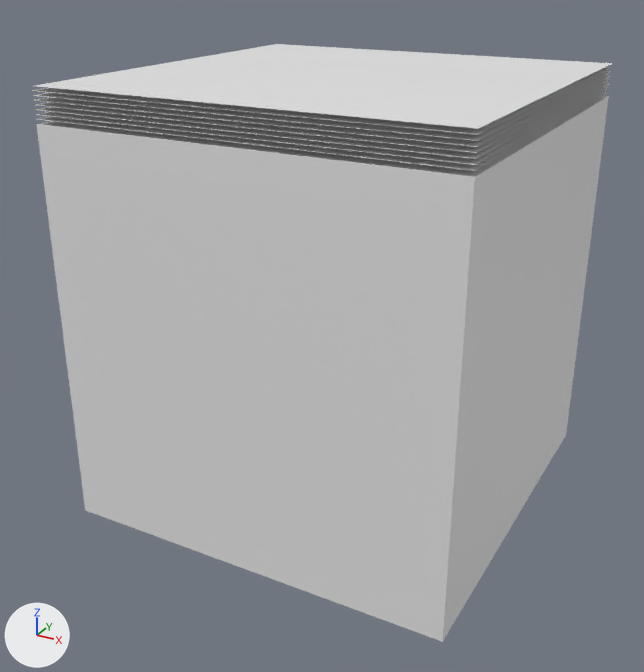
An edit to the COLLADA model HighScore/Models/grass.dae, drawn before and after from the same camera.
Both versions are drawn from a 50 mm camera at (1.98, -3.84, 2.72) aimed at (-0.05, -0.15, 0.87). The axes (+X, +Y, +Z) are drawn at lower left. The lights are the same throughout.

Objects in the first picture: 'Grass'.
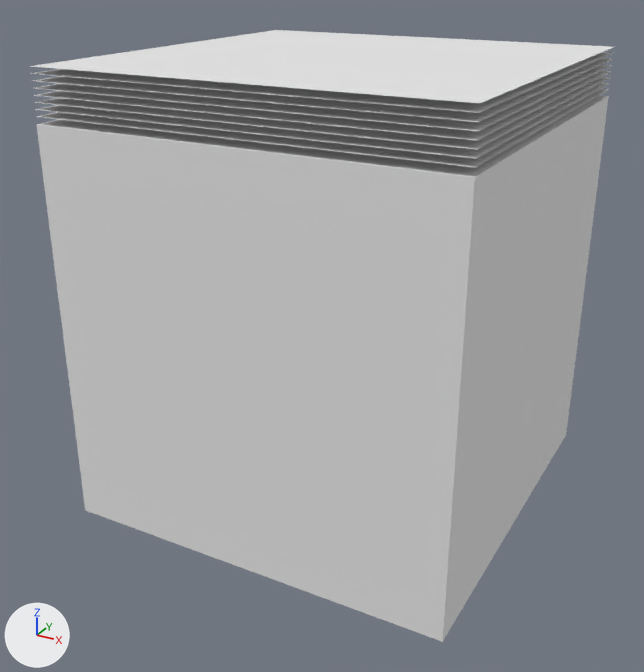
Boxes [x1, y1, x2, y2] around the edits, measured in the pictures (644 x 672 px; the box of a moved part takes in the faces that stretch with it):
'Grass', reshaped
    before: [33, 44, 613, 642]
    after: [31, 30, 613, 642]
part 1 of me_cube_006, moved or reshaped
    before: [35, 87, 608, 165]
    after: [36, 89, 609, 168]
part 2 of me_cube_006, moved or reshaped
    before: [35, 75, 610, 147]
    after: [34, 77, 611, 150]
part 3 of me_cube_006, moved or reshaped
    before: [35, 44, 613, 129]
    after: [35, 65, 612, 131]
part 4 of me_cube_006, moved or reshaped
    before: [34, 67, 612, 135]
    after: [33, 59, 613, 122]
part 5 of me_cube_006, moved or reshaped
    before: [37, 79, 609, 153]
    after: [31, 52, 613, 113]
part 6 of me_cube_006, moved or reshaped
    before: [38, 91, 608, 171]
    after: [31, 30, 613, 103]

The edits, one by one:
me_cube_006 has 298 vertices, 448 faces and spans x -1.0..1.0, y -1.0..1.0, z 0.0..2.16.
me_cube_006 is used by ob_grass; location (0.0, 0.0, 0.0).
me_cube_006 part 1: the loose piece of 25 vertices spanning x -1.0..1.0, y -1.0..1.0, z 2.04 is moved by (0.0, 0.0, -0.01).
me_cube_006 part 2: the loose piece of 25 vertices spanning x -1.0..1.0, y -1.0..1.0, z 2.1 is moved by (0.0, 0.0, -0.01).
me_cube_006 part 3: the loose piece of 25 vertices spanning x -1.0..1.0, y -1.0..1.0, z 2.16 is moved by (0.0, 0.0, -0.01).
me_cube_006 part 4: the loose piece of 25 vertices spanning x -1.0..1.0, y -1.0..1.0, z 2.14 is moved by (0.0, 0.0, 0.04).
me_cube_006 part 5: the loose piece of 25 vertices spanning x -1.0..1.0, y -1.0..1.0, z 2.08 is moved by (0.0, 0.0, 0.13).
me_cube_006 part 6: the loose piece of 25 vertices spanning x -1.0..1.0, y -1.0..1.0, z 2.02 is moved by (0.0, 0.0, 0.22).
